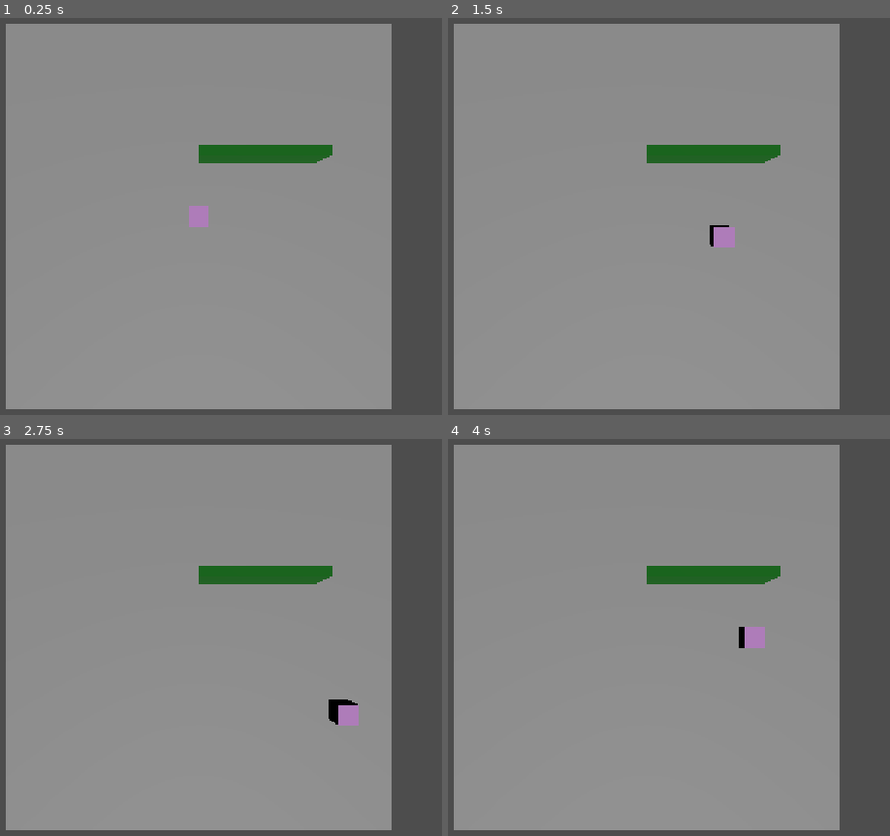
Above: before the commit, frames 1-4 (two rows, left to right).
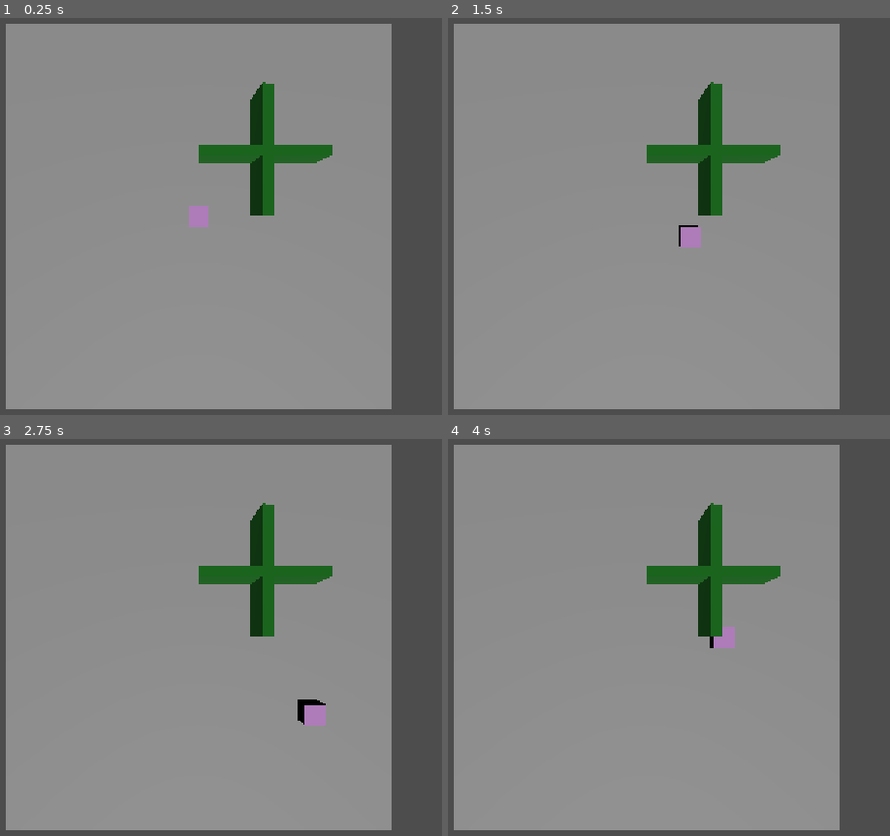
Above: after the commit, the same moments.

Repository: danijmoss/LightMaze
Game: Godot game, scene res://Scenes/main.tscn
Two runs of this game, one before a commit and one after it. Both use one fixed random seed, a clock stepped at 60 frames per second and the inputs below.
Inputs:
- Up to frame 1 (0.25 s): no input
- Up to frame 2 (1.5 s): tap Enter at 0.5 s; hold Right (ui_right) 0.53-1.28 s; hold Down (ui_down) from 1.28 s (still down)
- Up to frame 3 (2.75 s): release Down (ui_down) at 2.03 s; hold Right (ui_right) from 2.03 s (still down)
- Up to frame 4 (4 s): release Right (ui_right) at 2.78 s; hold Up (ui_up) 2.78-3.53 s; hold Left (ui_left) from 3.53 s (still down)

The runs differ from the first frame. In frame 1, 1.5% of the frame differs, in the area x 56-63%, y 16-50%; in frame 2, 2.1%; in frame 3, 2.3%, in the area x 56-82%, y 16-73%; in frame 4, 2.1%.

Commit message:
Created second test wall as a corner

Diff:
--- a/Scenes/main.tscn
+++ b/Scenes/main.tscn
@@ -47,3 +47,13 @@
 
 [node name="CollisionShape3D" type="CollisionShape3D" parent="Wall" unique_id=963011594]
 shape = SubResource("BoxShape3D_75tvu")
+
+[node name="Wall2" type="StaticBody3D" parent="." unique_id=1909381729]
+transform = Transform3D(-4.371139e-08, 0.104528464, 0.9945219, 0, 0.9945219, -0.104528464, -1, -4.5690842e-09, -4.3471935e-08, 3, 1.25, -3)
+
+[node name="MeshInstance3D" type="MeshInstance3D" parent="Wall2" unique_id=299721776]
+mesh = SubResource("BoxMesh_75tvu")
+surface_material_override/0 = SubResource("StandardMaterial3D_wnkce")
+
+[node name="CollisionShape3D" type="CollisionShape3D" parent="Wall2" unique_id=1105738975]
+shape = SubResource("BoxShape3D_75tvu")
